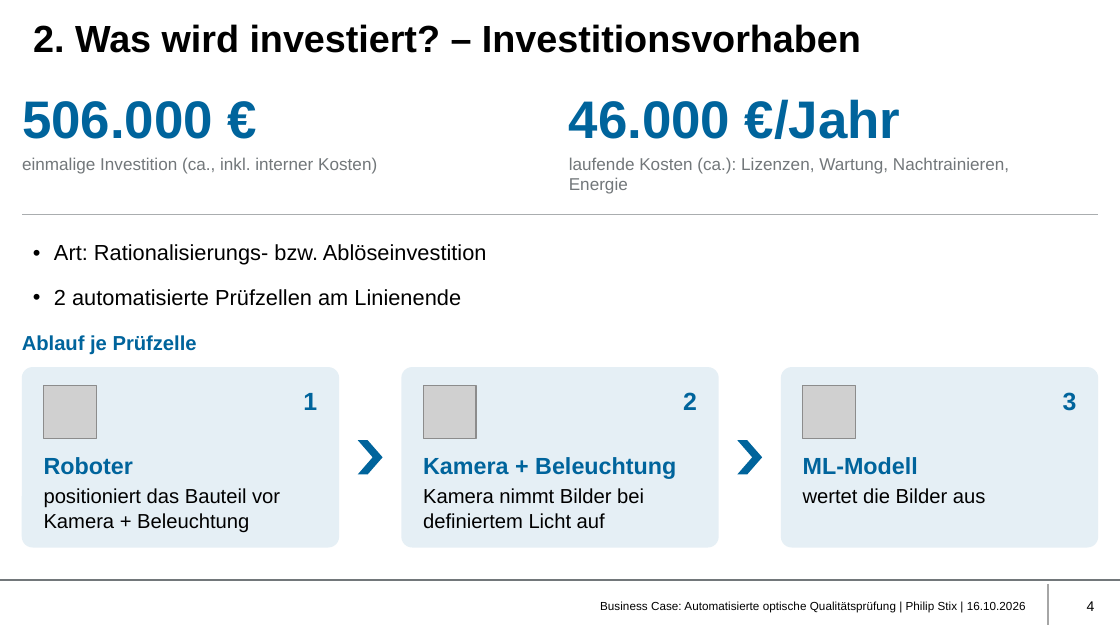
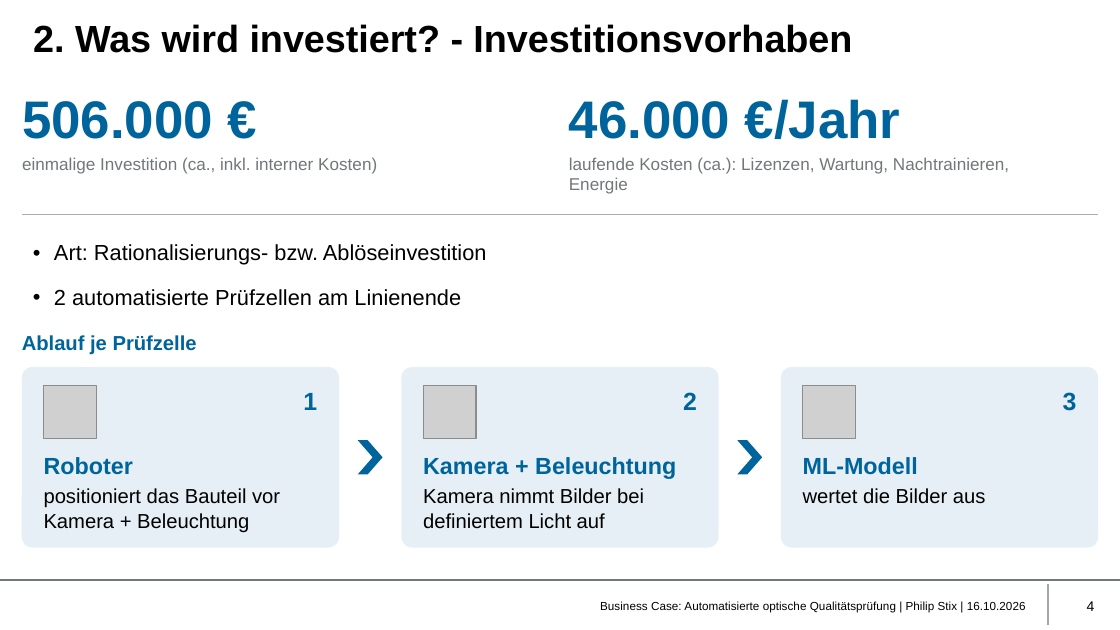
Before and after one commit to philip-stack/MRE3-bGUS, a slide deck: slide 4 of 01 Abgabe/Business Case Qualitätsprüfung - Philip Stix.pptx. Drawn at 1120x630 pixels with LibreOffice and Linux fonts; fonts in the diff are those of the drawing; grey boxes stand for pictures; background and template pictures are left out. Boxes give left, top, right and bottom in pixels: in the first picture for what was removed or moved away, otherwise in the second. Text is boxed around its words. In the diff, an @@ line names an element or a change of style, - is before the commit and + after.

```diff
--- a/01 Abgabe/Business Case Qualitätsprüfung - Philip Stix.pptx
+++ b/01 Abgabe/Business Case Qualitätsprüfung - Philip Stix.pptx
@@ title at <box>33,24,852,53</box>: text changed @@
-2. Was wird investiert? – Investitionsvorhaben
+2. Was wird investiert? - Investitionsvorhaben
```
Also in this commit, not shown: 8 other slides changed.
